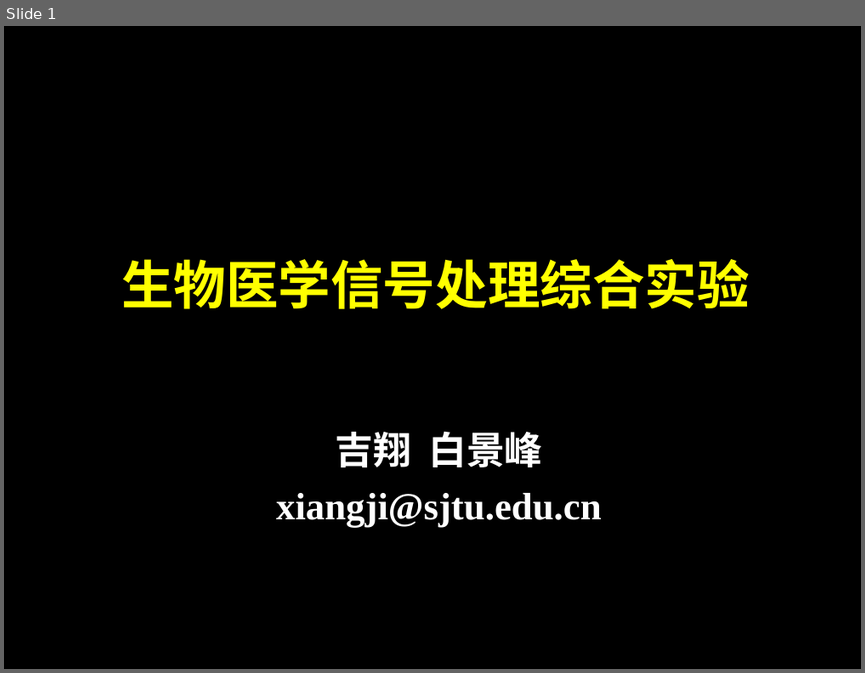
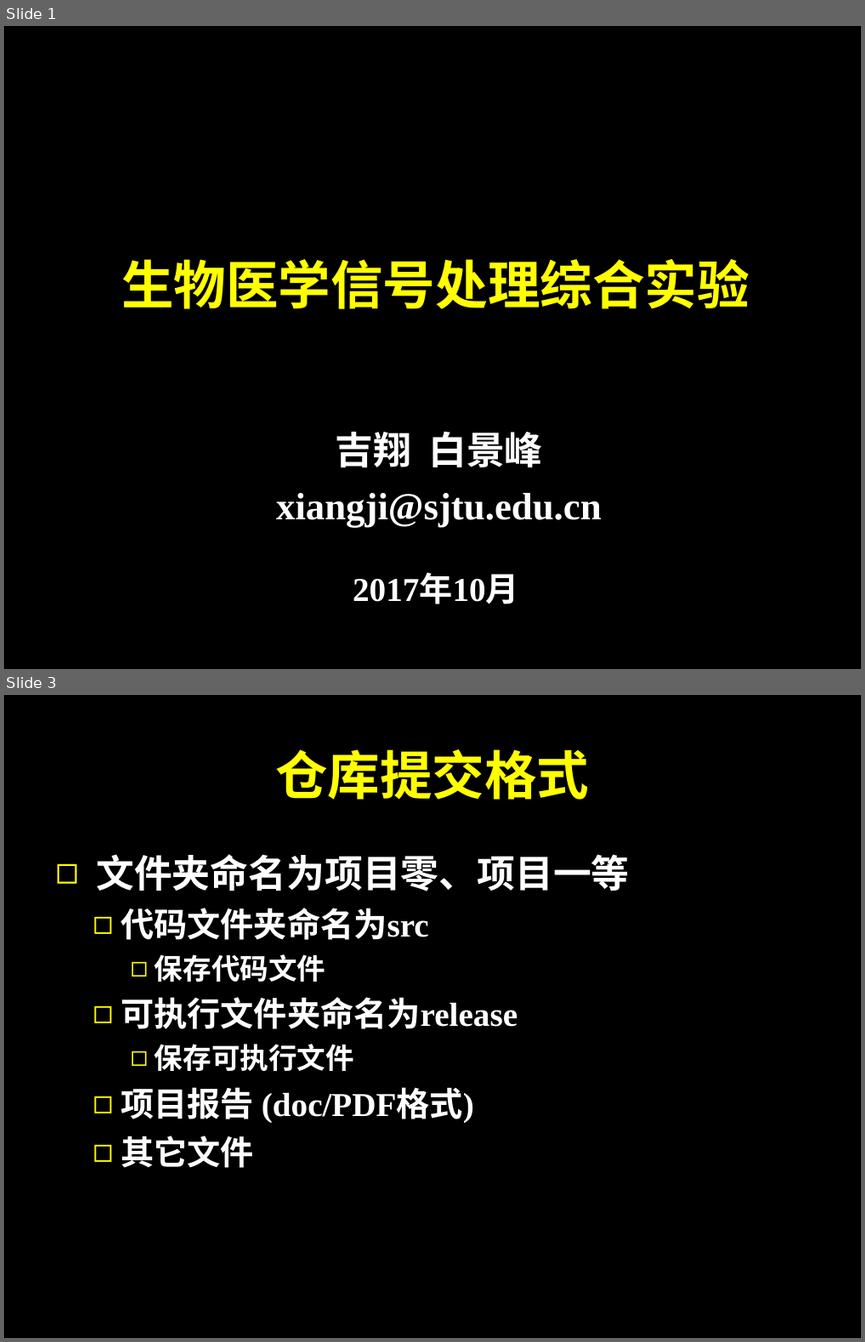
Before and after one commit to SJTUCourse/BI450, a slide deck: Lectures/2017 Fall/Lecture 2/Lecture 2.ppt. Shown one above the other, each under a label of ours: slide 1 before the commit, slides 1 and 3 after it; the slides between them are not shown. The pictures are 865x673 and 865x1342 pixels, drawn with LibreOffice and Linux fonts; fonts in the diff are those of the drawing. Boxes give left, top, right and bottom in pixels: in the first picture for what was removed or moved away, otherwise in the second. Text is boxed around its words. In the diff, an @@ line names an element or a change of style, - is before the commit and + after.

```diff
--- a/Lectures/2017 Fall/Lecture 2/Lecture 2.ppt
+++ b/Lectures/2017 Fall/Lecture 2/Lecture 2.ppt
@@ slide 3 added at box(4, 695, 861, 1338), background #000000 @@
@@ title added at box(275, 749, 590, 800), 44 pt, text #FFFF00, bold @@
+仓库提交格式
@@ text added at box(96, 854, 629, 1168), 28 pt, text #FFFFFF, bold @@
+◻ 文件夹命名为项目零、项目一等
+  ◻ 代码文件夹命名为src
+    ◻ 保存代码文件
+  ◻ 可执行文件夹命名为release
+    ◻ 保存可执行文件
+  ◻ 项目报告 (doc/PDF格式)
+  ◻ 其它文件
@@ slide 1 changed as well @@
@@ text added at box(352, 574, 519, 604), 28 pt, text #FFFFFF, bold @@
+2017年10月
```
Also in this commit, not shown: 2 other slides changed, 4 other slides added, 8 slides removed, 2 other files.
